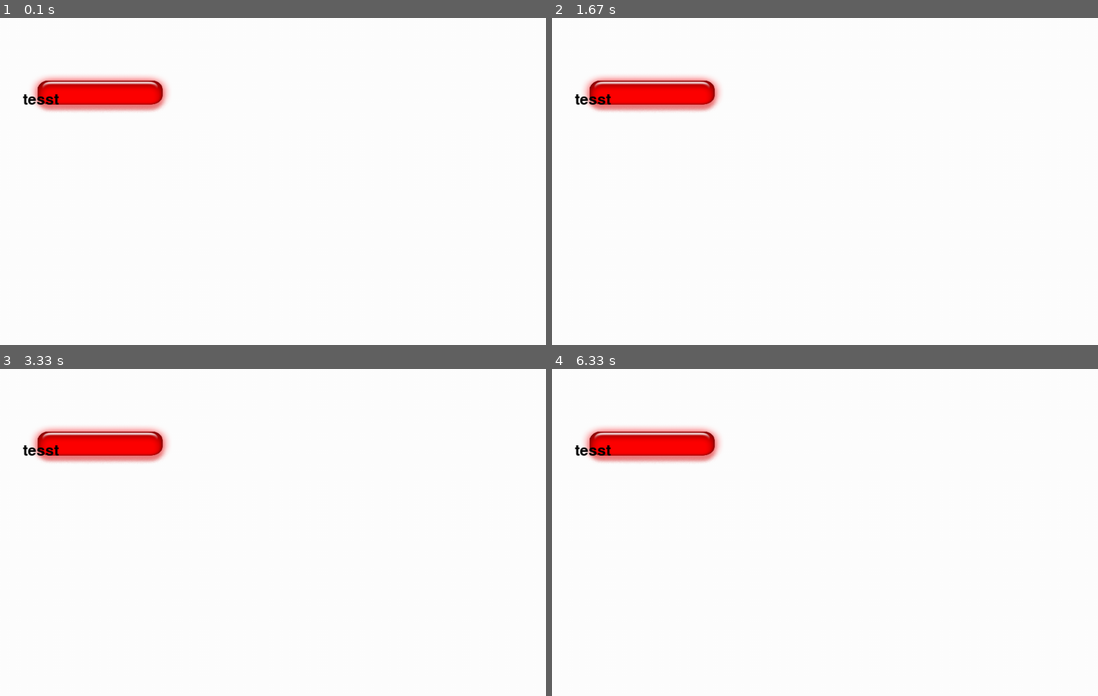
Above: before the commit, frames 1-4 (two rows, left to right).
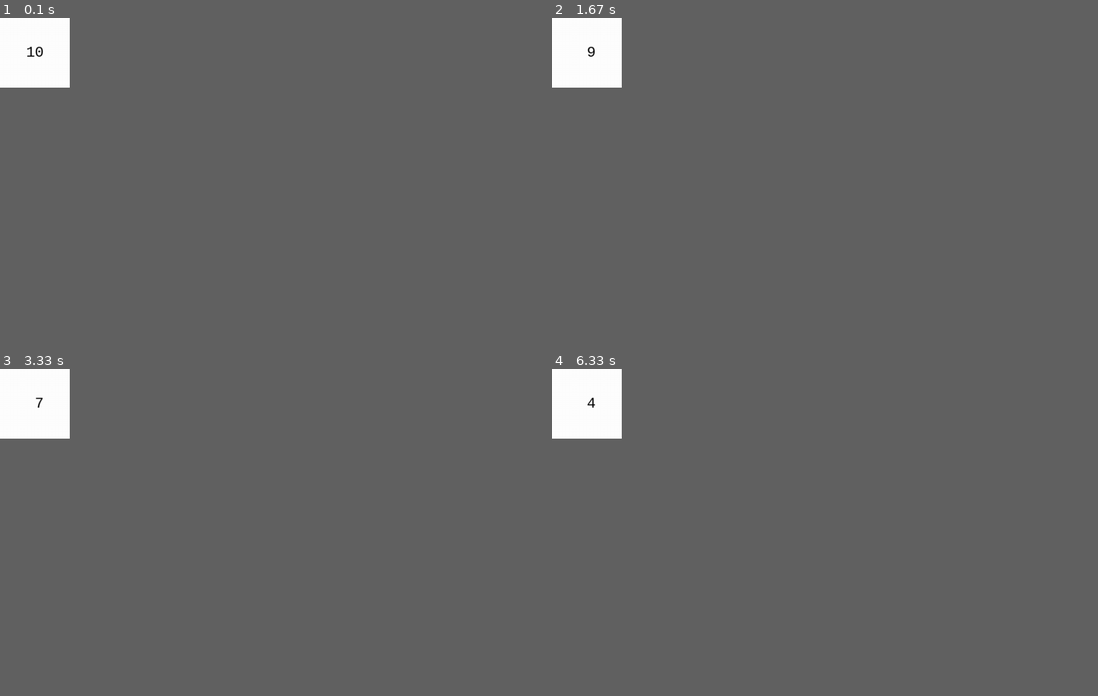
Above: after the commit, the same moments.

Repository: merry-cooperation/refactorMeowHero
Game: pygame game, started from src/modules/objects.py
Same seed, same stepped clock (60 frames per second), same inputs: the game is played once before the commit and once after it.
Inputs:
- Up to frame 1 (0.1 s): no input
- Up to frame 2 (1.67 s): no input
- Up to frame 3 (3.33 s): no input
- Up to frame 4 (6.33 s): no input
In our replay, the window is 900x540 before the commit and 115x115 after it. These sizes can differ from the game's own. Grey fills any space a smaller window leaves; there, only what the larger window draws over its background counts as a difference.

The runs differ from the first frame. In frame 1, 2.6% of the frame differs, in the area x 4-31%, y 8-29%; in frame 2, 2.6%; in frame 3, 2.6%; in frame 4, 2.6%.

Commit message:
TextView added

Diff:
--- a/src/main.py
+++ b/src/main.py
@@ -23,13 +23,6 @@
 # colors
 COLOR_WHITE = (255, 255, 255)  # white
 
-# magic
-BADDIE_MIN_SIZE = 10
-BADDIE_MAX_SIZE = 40
-BADDIE_MIN_SPEED = 1
-BADDIE_MAX_SPEED = 8
-ADD_NEW_BADDIE_RATE = 6
-PLAYER_MOVE_RATE = 12
 FPS = 40
 
 
@@ -50,36 +43,37 @@
                 return
 
 
-# TODO: remove this guy
-def player_has_hit_baddie(player, baddies):
-    for b in baddies:
-        if player.colliderect(b['rect']):
-            return True
-    return False
-
-
 def game_loop(window_surface):
     main_clock = pygame.time.Clock()
     pygame.mouse.set_visible(False)
+    pygame.time.set_timer(pygame.USEREVENT, 1000)
 
     game_over_sound = pygame.mixer.Sound('../sound/game_over.wav')
     pygame.mixer.music.load('../sound/main_theme.mp3')
 
     # set up images
     player_image = pygame.image.load('../drawable/sprites/cat_hero/cat_hero.png')
+    enemy_image = pygame.image.load('../drawable/sprites/enemy/dog_enemy.png')
     health_image = pygame.image.load('../drawable/other/health.png')
     bullet_image = pygame.image.load('../drawable/weapons/bullet1.png')
 
+    # set up text
+    font = pygame.font.SysFont(None, 60)
+    score_text = objects.TextView(font, COLOR_WHITE, 10, 0)
+    top_score_text = objects.TextView(font, COLOR_WHITE, 10, 40)
+    timer_text = objects.TextView(font, COLOR_WHITE, 10*WINDOW_WIDTH/12, 10)
+
     meow_hero = heroes.MeowHero(player_image, WINDOW_WIDTH/12, WINDOW_HEIGHT/12)
     meow_hero.rect.move_ip(int(WINDOW_WIDTH/2), 7*int(WINDOW_HEIGHT/8))
 
     health_points = heroes.Health(health_image, WINDOW_WIDTH/30, WINDOW_HEIGHT/30)
 
     bullets = []
-    # TODO: init enemy
+    enemy = []
 
     wait_for_player_to_press_key()
 
+    main_timer = 100
     top_score = 0
     while True:
         score = 0
@@ -87,7 +81,8 @@
         move_left = move_right = move_up = move_down = False
         pygame.mixer.music.play(-1, 0.0)
 
-        while True:  # the game loop runs while the game part is playing
+        running = True
+        while running:  # the game loop runs while the game part is playing
             score += 1  # increase score
 
             # event handling
@@ -96,9 +91,12 @@
                     # TODO: open quit menu
                     terminate()
 
+                if event.type == pygame.USEREVENT:
+                    main_timer -= 1
+
                 if event.type == KEYDOWN:
                     if event.key == K_SPACE:
-                        # Todo: add sound
+                        # TODO: add sound
                         bullet = heroes.Bullet(bullet_image, WINDOW_WIDTH/30, WINDOW_HEIGHT/30)
                         bullet.rect.move_ip(meow_hero.rect.left, meow_hero.rect.top)
                         bullets.append(bullet)
@@ -127,7 +125,7 @@
                     if event.key == K_DOWN or event.key == ord('s'):
                         move_down = False
 
-            # Move the player around.
+            # move the player around
             if move_left and meow_hero.rect.left > 0:
                 meow_hero.move(-1, 0)
             if move_right and meow_hero.rect.right < WINDOW_WIDTH:
@@ -137,20 +135,21 @@
             if move_down and meow_hero.rect.bottom < WINDOW_HEIGHT:
                 meow_hero.move(0, 1)
 
-            # Draw background
+            # draw background
             window_surface.blit(background_image_in_game, [0, 0])
 
-            # Draw health points
+            # draw health points
             health_points.draw(window_surface, meow_hero.life)
 
-            # Draw the score and top score.
-            draw_text('Score: %s' % (score), window_surface, 10, 0)
-            draw_text('Top Score: %s' % (top_score), window_surface, 10, 40)
-
-            # Draw hero
+            # draw text
+            score_text.draw(window_surface, 'Score: %s' % (score), )
+            top_score_text.draw(window_surface, 'Top Score: %s' % (top_score))
+            timer_text.draw(window_surface, "Time "+ str(main_timer).rjust(3) if main_timer > 0 else 'boom!')
+
+            # draw hero
             meow_hero.draw(window_surface)
 
-            # Move and draw hero bullets
+            # move and draw hero bullets
             for bullet in bullets:
                 bullet.move()
                 if bullet.rect.top > WINDOW_HEIGHT:
@@ -166,8 +165,7 @@
         pygame.mixer.music.stop()
         game_over_sound.play()
 
-        draw_text('GAME OVER', window_surface, (WINDOW_WIDTH / 3), (WINDOW_HEIGHT / 3))
-        draw_text('Press a key to play again.', window_surface, (WINDOW_WIDTH / 3) - 80, (WINDOW_HEIGHT / 3) + 50)
+        # TODO: check if game is over
         pygame.display.update()
         wait_for_player_to_press_key()
 
@@ -190,14 +188,6 @@
     pygame.display.set_caption('Meow Hero')
 
     return window_surface
-
-
-def draw_text(text, surface, x, y):
-    font = pygame.font.SysFont(None, 60)
-    text_object = font.render(text, 1, COLOR_WHITE)
-    text_rect = text_object.get_rect()
-    text_rect.topleft = (x, y)
-    surface.blit(text_object, text_rect)
 
 
 # TODO: отрисовать нормально :D
--- a/src/modules/heroes.py
+++ b/src/modules/heroes.py
@@ -57,4 +57,18 @@
 
 
 class DogEnemy(pygame.sprite.Sprite):
-    pass
+    def __init__(self, image, width, height):
+        super().__init__()
+
+        self.w = int(width)
+        self.h = int(height)
+        self.image_surface = pygame.transform.scale(image, (self.w, self.h))
+        self.rect = self.image_surface.get_rect()
+
+        self.speed = 10
+
+    def move(self):
+        self.rect.move_ip(0, self.speed)  # another direction
+
+    def draw(self, window):
+        window.blit(self.image_surface, self.rect)
--- a/src/modules/objects.py
+++ b/src/modules/objects.py
@@ -28,13 +28,26 @@
         return False
 
 
+class TextView:
+    def __init__(self, font, color, x, y):
+        self.font = font
+        self.color = color
+        self.x = int(x)
+        self.y = int(y)
+
+    def draw(self, window, text):
+        text_object = self.font.render(text, 1, self.color)
+        text_rect = text_object.get_rect()
+        text_rect.topleft = (self.x, self.y)
+        window.blit(text_object, text_rect)
+
+
 class InputBox:
     pass
 
 
 # module testing
 def main():
-
     WINDOW_WIDTH = 800
     WINDOW_HEIGHT = 600
 
@@ -77,5 +90,29 @@
     sys.exit
 
 
+def timer_test():
+    pygame.init()
+    screen = pygame.display.set_mode((128, 128))
+    clock = pygame.time.Clock()
+
+    counter, text = 10, '10'.rjust(3)
+    pygame.time.set_timer(pygame.USEREVENT, 1000)
+    font = pygame.font.SysFont('Consolas', 30)
+
+    while True:
+        for e in pygame.event.get():
+            if e.type == pygame.USEREVENT:
+                counter -= 1
+                text = str(counter).rjust(3) if counter > 0 else 'boom!'
+            if e.type == pygame.QUIT: break
+        else:
+            screen.fill((255, 255, 255))
+            screen.blit(font.render(text, True, (0, 0, 0)), (32, 48))
+            pygame.display.flip()
+            clock.tick(60)
+            continue
+        break
+
+
 if __name__ == '__main__':
-    main()
+    timer_test()
